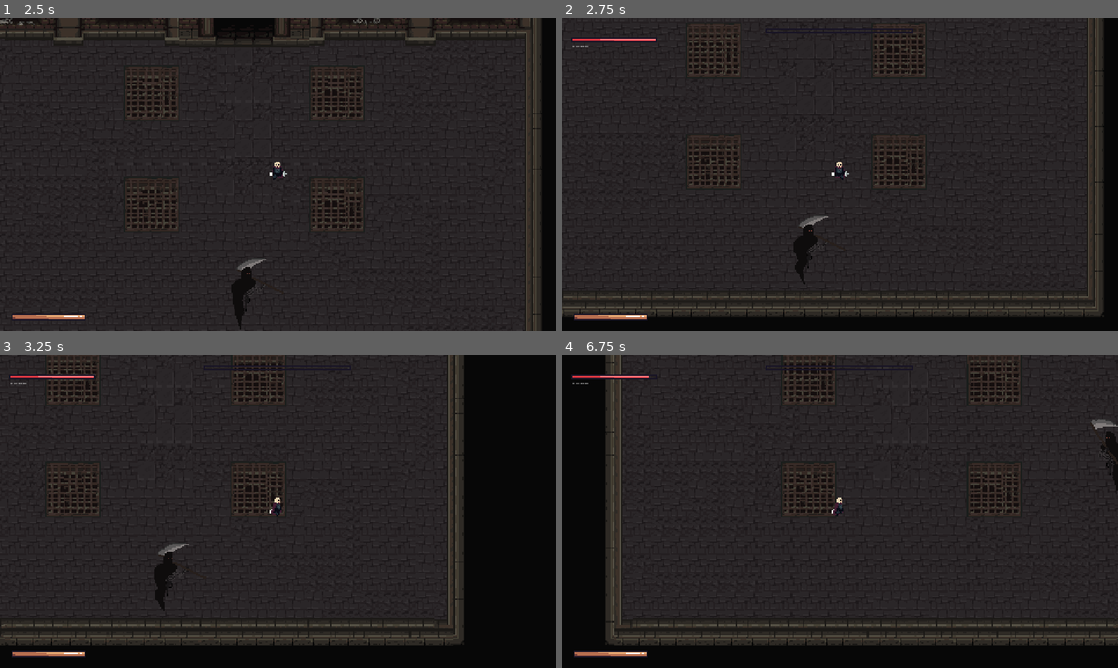
Above: before the commit, frames 1-4 (two rows, left to right).
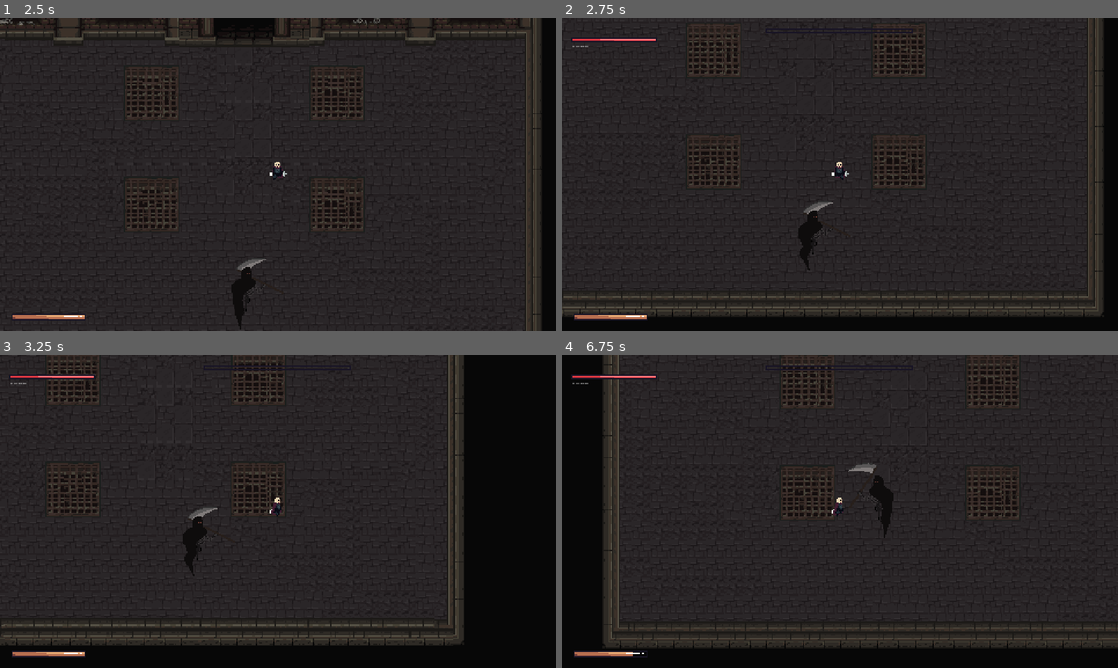
Above: after the commit, the same moments.

Repository: vyskof/parrybound
Game: Godot game, scene res://main_menu.tscn
Two runs of this game, one before a commit and one after it. Both use one fixed random seed, a clock stepped at 60 frames per second and the inputs below.
Inputs (mouse positions are in pixels of both pictures, inside the frame that each line leads up to):
- Up to frame 1 (2.5 s): click "New Game" at 0.5 s; move the mouse to (400, 158) at 1.27 s; hold Right (ui_right) 1.28-2.03 s; click (400, 158) at 1.35 s; move the mouse to (166, 190) at 2.02 s; hold Down (ui_down) from 2.03 s (still down); tap E (interact) at 2.1 s
- Up to frame 2 (2.75 s): keep holding Down (ui_down)
- Up to frame 3 (3.25 s): move the mouse to (333, 442) at 2.77 s; release Down (ui_down) at 2.78 s; hold Right (ui_right) from 2.78 s (still down); right-click (333, 442) at 2.85 s
- Up to frame 4 (6.75 s): move the mouse to (812, 574) at 3.52 s; release Right (ui_right) at 3.53 s; hold Up (ui_up) 3.53-4.28 s; click (812, 574) at 3.6 s; move the mouse to (1006, 558) at 4.27 s; hold E (interact) 4.28-5.03 s; hold Left (ui_left) 4.28-5.78 s; move the mouse to (673, 464) at 5.02 s; right-click (673, 464) at 5.1 s; move the mouse to (867, 511) at 5.77 s; hold Down (ui_down) 5.78-6.53 s; click (867, 511) at 5.85 s; move the mouse to (756, 433) at 6.52 s; hold Right (ui_right) from 6.53 s (still down); tap E (interact) at 6.6 s

Frame 1 is identical in both runs. In frame 2, 0.4% of the frame differs, in the area x 41-49%, y 58-86%; in frame 3, 0.7%; in frame 4, 7.0%, in the area x 7-100%, y 0-97%.

Commit message:
stale bug fixing tuhgle mrdku

Diff:
--- a/boss - Reaper/grim_boss.gd
+++ b/boss - Reaper/grim_boss.gd
@@ -24,5 +24,5 @@
 
 func _spawn_effect(scene: PackedScene, pos: Vector2) -> void:
 	var effect := scene.instantiate() as Node2D
-	get_parent().add_child(effect)
+	get_parent().current_scene.add_child(effect)
 	effect.global_position = pos
--- a/boss - Reaper/grim_boss.tscn
+++ b/boss - Reaper/grim_boss.tscn
@@ -24,6 +24,7 @@
 [ext_resource type="Script" uid="uid://c2csuki5q02cl" path="res://damage_boxes/hitbox.gd" id="16_xr06f"]
 [ext_resource type="Script" uid="uid://bgq0ro64cif2y" path="res://damage_boxes/hurtbox.gd" id="17_4g6ss"]
 [ext_resource type="Script" uid="uid://c07mk2txhl6w1" path="res://boss - Reaper/phase_two.gd" id="22_8ht51"]
+[ext_resource type="Script" uid="uid://dxnjmcdy603mm" path="res://combat_data.gd" id="24_kgj4l"]
 
 [sub_resource type="Resource" id="Resource_ss38u"]
 script = ExtResource("2_ga2f1")
@@ -1037,6 +1038,11 @@
 
 [sub_resource type="RectangleShape2D" id="RectangleShape2D_y7cwr"]
 size = Vector2(200, 200)
+
+[sub_resource type="Resource" id="Resource_gg6fy"]
+script = ExtResource("24_kgj4l")
+damage = 20.0
+metadata/_custom_type_script = "uid://dxnjmcdy603mm"
 
 [sub_resource type="CapsuleShape2D" id="CapsuleShape2D_4g6ss"]
 radius = 7.0
@@ -1169,6 +1175,7 @@
 collision_mask = 32
 monitoring = false
 script = ExtResource("16_xr06f")
+combat_data = SubResource("Resource_gg6fy")
 metadata/_custom_type_script = "uid://c2csuki5q02cl"
 
 [node name="CollisionShape2D" type="CollisionShape2D" parent="Hitbox" unique_id=2000312066]
--- a/boss - golem/golem_boss.gd
+++ b/boss - golem/golem_boss.gd
@@ -10,7 +10,7 @@
 func _on_boss_process(_delta: float) -> void:
 	$Sprite2D.flip_h = direction.x < 0
 
-func _on_boss_hit(combat_data: CombatData) -> void:
+func _on_boss_hit(_combat_data: CombatData) -> void:
 	stats.health += defense
 	_spawn_effect(Hit_effect, $Sprite2D.global_position)
 	if stats.health <= stats.max_health * 0.5 and defense == 0:
@@ -19,5 +19,5 @@
 
 func _spawn_effect(scene: PackedScene, pos: Vector2) -> void:
 	var effect := scene.instantiate() as Node2D
-	get_parent().add_child(effect)
+	get_parent().current_scene.add_child(effect)
 	effect.global_position = pos
--- a/boss - golem/golem_boss.tscn
+++ b/boss - golem/golem_boss.tscn
@@ -9,6 +9,7 @@
 [ext_resource type="Script" uid="uid://u22dkqc6rwks" path="res://boss - Reaper/finite_state_machine.gd" id="5_4887p"]
 [ext_resource type="Script" uid="uid://7n21d5hci74m" path="res://boss - golem/idle.gd" id="6_52ikx"]
 [ext_resource type="AudioStream" uid="uid://c3nlq3tajxroq" path="res://sounds/sapan4-gothic-choir-dark-epic-choral-atmosphere-404794.mp3" id="6_507lb"]
+[ext_resource type="Script" uid="uid://dxnjmcdy603mm" path="res://combat_data.gd" id="6_lg7cf"]
 [ext_resource type="Texture2D" uid="uid://c2lel4jlg3kvu" path="res://assets/least rounded/progress bar least rounded over.png" id="6_u5ivr"]
 [ext_resource type="Texture2D" uid="uid://b7chhc5hlajri" path="res://assets/least rounded/progress bar least rounded progress red.png" id="7_507lb"]
 [ext_resource type="Script" uid="uid://ckpfyascgvc8i" path="res://boss - golem/follow.gd" id="7_h15kg"]
@@ -24,10 +25,14 @@
 
 [sub_resource type="Resource" id="Resource_bfmki"]
 script = ExtResource("2_8m5rn")
-health = 200
-max_health = 200
+health = 200.0
+max_health = 200.0
 max_posture = 150
 metadata/_custom_type_script = "uid://dq06b5pnfgvcu"
+
+[sub_resource type="Resource" id="Resource_3nkpl"]
+script = ExtResource("6_lg7cf")
+metadata/_custom_type_script = "uid://dxnjmcdy603mm"
 
 [sub_resource type="Animation" id="Animation_j32wa"]
 length = 0.001
@@ -534,6 +539,7 @@
 collision_mask = 32
 monitoring = false
 script = ExtResource("1_ri1y1")
+combat_data = SubResource("Resource_3nkpl")
 metadata/_custom_type_script = "uid://c2csuki5q02cl"
 
 [node name="CollisionShape2D2" type="CollisionShape2D" parent="pivot/Hitbox" unique_id=419048634]
--- a/boss_base.gd
+++ b/boss_base.gd
@@ -30,6 +30,12 @@
 	_tick_posture_regen(delta)
 	_update_direction()
 	_on_boss_process(delta)
+
+func _physics_process(delta: float) -> void:
+	if direction.length() > 15.0:
+		velocity = direction.normalized() * 60.0
+		move_and_collide(velocity * delta)
+
 
 func _on_boss_process(_delta: float) -> void:
 	pass
--- a/character.gd
+++ b/character.gd
@@ -22,11 +22,9 @@
 @onready var _hurtbox: Hurtbox = $Hurtbox
 @onready var _parrybox: Parrybox = $Parrybox
 @onready var _parry_cooldown_timer: Timer = $ParryCooldownTimer
-@onready var _camera: Camera2D = $Camera2D
 @onready var _health_bar : TextureProgressBar = $CanvasLayer/TextureProgressBar
 @onready var _sprite : Sprite2D = $Sprite2D
 @onready var _parry_resolver: ParryResolver = $ParryResolver
-@onready var _hitstop: HitstopController = $HitstopController
 @onready var _feedback: FeedbackOrchestrator = $FeedbackOrchestrator
 
 
@@ -134,6 +132,7 @@
 		ParryResolver.Result.WHIFF:
 			pass
 
+
 func _on_parry_resolver_resolved(result: ParryResolver.Result,_combat_data: CombatData) -> void:
 	_parrybox.set_deferred("monitoring", false)
 	if result == ParryResolver.Result.WHIFF:
--- a/combat_data.gd
+++ b/combat_data.gd
@@ -1,7 +1,7 @@
 class_name CombatData extends Resource
 
 @export var damage: float = 10.0
-@export var posture: float = 8.0
+@export var posture_damage: float = 8.0
 
 @export var parry_posture_reward: float = 35.0
 @export var guard_posture_reward: float = 12.0
--- a/damage_boxes/hitbox.gd
+++ b/damage_boxes/hitbox.gd
@@ -8,7 +8,11 @@
 
 var damage: float:
 	get:
-		return combat_data.damage if combat_data else 0.0
+		return combat_data.damage if combat_data else _fallback_damage
+	set(value):
+		_fallback_damage = value
+
+var _fallback_damage: float = 0.0
 
 func can_hit(target: Node) -> bool:
 	if not stores_hit_targets:
--- a/feedback_orchestrator.gd
+++ b/feedback_orchestrator.gd
@@ -73,12 +73,6 @@
 
 func _ready() -> void:
 	if not hitstop:
-		push_warning(
-			"FeedbackOrchestrator na '%s': chybí HitstopController!"
-			% get_parent().name
-		)
-		if not camera:
-			push_warning(
-				"FeedbackOrchestrator na '%s': chybí Camera2D!"
-				% get_parent().name
-			 )
+		push_warning("FeedbackOrchestrator na '%s': chybí HitstopController!" % get_parent().name)
+	if not camera:
+		push_warning("FeedbackOrchestrator na '%s': chybí Camera2D!" % get_parent().name)
--- a/stats.gd
+++ b/stats.gd
@@ -1,14 +1,14 @@
 class_name Stats extends Resource
 
 
-@export var health: = 100 :
+@export var health: float = 100.0:
 	set(value):
 		var previous_health = health
-		health = value
+		health= value
 		if health != previous_health: health_changed.emit(health)
 		if health <= 0: no_health.emit()
 
-@export var max_health: = 100
+@export var max_health: float = 100.0
 
 signal health_changed(new_health)
 signal no_health()
Not shown, added: character.tscn1281224323.tmp
Not shown, added: character.tscn1290374869.tmp
